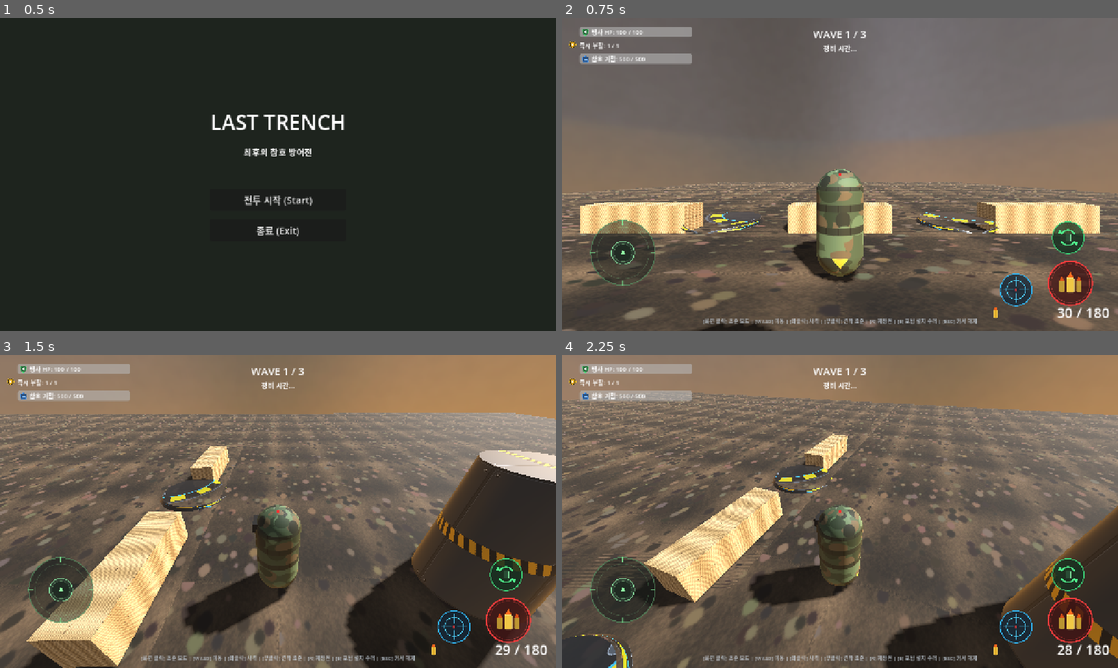
Above: before the commit, frames 1-4 (two rows, left to right).
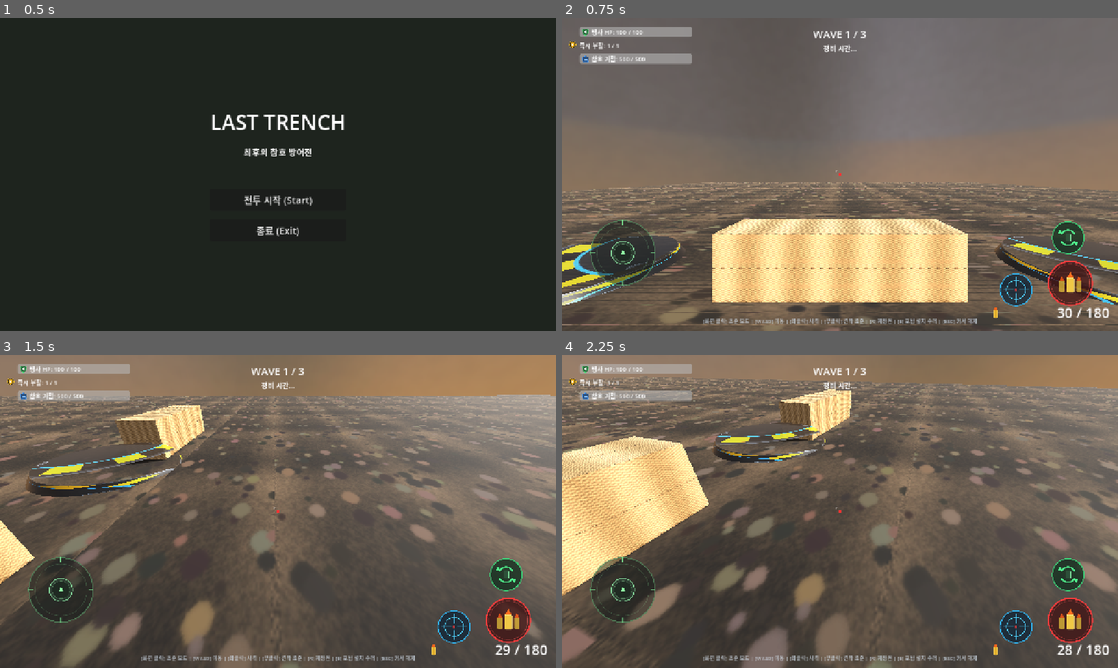
Above: after the commit, the same moments.

Repository: honglabai/last-trench
Game: Godot game, scene res://scenes/app/main_menu.tscn
The game is run twice, just before and just after one commit, with the same random seed, the same clock (stepped at 60 frames per second) and the same inputs.
Inputs (mouse positions are in pixels of both pictures, inside the frame that each line leads up to):
- Up to frame 1 (0.5 s): no input
- Up to frame 2 (0.75 s): click "전투 시작 (Start)" at 0.5 s
- Up to frame 3 (1.5 s): click (505, 621) at 1.25 s
- Up to frame 4 (2.25 s): click (1017, 627) at 2 s

Frame 1 is identical in both runs. In frame 2, 29% of the frame differs, in the area x 0-100%, y 48-100%; in frame 3, 53%, in the area x 0-100%, y 12-100%; in frame 4, 52%.

Commit message:
feat(player): implement 1st-person camera and stationary defense mode

Diff:
--- a/scenes/actors/player.tscn
+++ b/scenes/actors/player.tscn
@@ -35,6 +35,7 @@
 shape = SubResource("CapsuleShape3D_player")
 
 [node name="VisualMesh" type="Node3D" parent="."]
+visible = false
 
 [node name="BodyMesh" type="MeshInstance3D" parent="VisualMesh"]
 transform = Transform3D(1, 0, 0, 0, 1, 0, 0, 0, 1, 0, 0.9, 0)
@@ -52,11 +53,11 @@
 
 [node name="SpringArm3D" type="SpringArm3D" parent="CameraRig"]
 collision_mask = 1
-spring_length = 3.5
+spring_length = 0.0
 margin = 0.15
 
 [node name="Camera3D" type="Camera3D" parent="CameraRig/SpringArm3D"]
-transform = Transform3D(1, 0, 0, 0, 1, 0, 0, 0, 1, 0, 0, 3.5)
+transform = Transform3D(1, 0, 0, 0, 1, 0, 0, 0, 1, 0, 0, 0)
 current = true
 fov = 75.0
 
--- a/scripts/combat/player_controller.gd
+++ b/scripts/combat/player_controller.gd
@@ -10,6 +10,7 @@
 @export var acceleration: float = 14.0
 @export var gravity: float = 9.8
 @export var max_health: float = 100.0
+@export var stationary_defense_mode: bool = true
 
 var current_health: float = 100.0
 var is_aiming: bool = false
@@ -47,6 +48,9 @@
 
 func _ready() -> void:
 	current_health = max_health
+	if camera_rig and camera_rig.is_first_person:
+		if visual_mesh:
+			visual_mesh.visible = false
 
 func _unhandled_input(event: InputEvent) -> void:
 	if is_dead:
@@ -89,17 +93,21 @@
 
 	var forward: Vector3 = -camera_yaw.z
 	var right: Vector3 = camera_yaw.x
-	# move_vec.y is negative when moving forward (Godot convention)
-	var target_dir: Vector3 = (right * move_vec.x + forward * (-move_vec.y)).normalized()
 
-	var current_speed := aim_move_speed if is_aiming else move_speed
-	var target_vel := target_dir * current_speed
-
-	velocity.x = lerpf(velocity.x, target_vel.x, acceleration * delta)
-	velocity.z = lerpf(velocity.z, target_vel.z, acceleration * delta)
+	if stationary_defense_mode:
+		velocity.x = 0.0
+		velocity.z = 0.0
+	else:
+		# move_vec.y is negative when moving forward (Godot convention)
+		var target_dir: Vector3 = (right * move_vec.x + forward * (-move_vec.y)).normalized()
+		var current_speed := aim_move_speed if is_aiming else move_speed
+		var target_vel := target_dir * current_speed
+		velocity.x = lerpf(velocity.x, target_vel.x, acceleration * delta)
+		velocity.z = lerpf(velocity.z, target_vel.z, acceleration * delta)
 
 	# 4. Mesh rotation
-	if visual_mesh and is_inside_tree():
+	if visual_mesh and is_inside_tree() and visual_mesh.visible:
+		var target_dir: Vector3 = (right * move_vec.x + forward * (-move_vec.y)).normalized()
 		if is_aiming and camera_rig:
 			var look_dir := Vector3(forward.x, 0.0, forward.z).normalized()
 			if look_dir.length_squared() > 0.001:
@@ -119,7 +127,9 @@
 		weapon.start_reload()
 
 	if wants_fire and weapon:
-		var origin := global_position + Vector3(0.0, 1.4, 0.0)
+		var origin := global_position + Vector3(0.0, 1.5, 0.0)
+		if camera_rig and camera_rig.camera:
+			origin = camera_rig.camera.global_position
 		var fire_dir := -camera_yaw.z
 		if camera_rig:
 			fire_dir = camera_rig.get_camera_forward()
--- a/scripts/combat/third_person_camera.gd
+++ b/scripts/combat/third_person_camera.gd
@@ -1,16 +1,17 @@
 class_name ThirdPersonCamera
 extends Node3D
 
+@export var is_first_person: bool = true
 @export var normal_fov: float = 75.0
-@export var aim_fov: float = 55.0
-@export var normal_arm_length: float = 3.5
-@export var aim_arm_length: float = 1.6
-@export var normal_offset: Vector3 = Vector3(0.0, 0.2, 0.0)
-@export var aim_offset: Vector3 = Vector3(0.55, 0.1, 0.0)
-@export var transition_speed: float = 10.0
+@export var aim_fov: float = 50.0
+@export var normal_arm_length: float = 0.0
+@export var aim_arm_length: float = 0.0
+@export var normal_offset: Vector3 = Vector3.ZERO
+@export var aim_offset: Vector3 = Vector3.ZERO
+@export var transition_speed: float = 12.0
 @export var mouse_sensitivity: float = 0.003
-@export var min_pitch: float = -70.0
-@export var max_pitch: float = 60.0
+@export var min_pitch: float = -65.0
+@export var max_pitch: float = 65.0
 
 var is_aiming: bool = false
 var pitch: float = 0.0
@@ -31,11 +32,18 @@
 		return _camera
 
 func _ready() -> void:
+	if is_first_person:
+		normal_arm_length = 0.0
+		aim_arm_length = 0.0
+		normal_offset = Vector3.ZERO
+		aim_offset = Vector3.ZERO
 	if spring_arm:
 		spring_arm.spring_length = normal_arm_length
 		spring_arm.position = normal_offset
 	if camera:
 		camera.fov = normal_fov
+		if is_first_person:
+			camera.position = Vector3.ZERO
 
 func _process(delta: float) -> void:
 	var target_fov := aim_fov if is_aiming else normal_fov
@@ -45,8 +53,12 @@
 	if camera:
 		camera.fov = lerpf(camera.fov, target_fov, transition_speed * delta)
 	if spring_arm:
-		spring_arm.spring_length = lerpf(spring_arm.spring_length, target_length, transition_speed * delta)
-		spring_arm.position = spring_arm.position.lerp(target_offset, transition_speed * delta)
+		if is_first_person:
+			spring_arm.spring_length = 0.0
+			spring_arm.position = Vector3.ZERO
+		else:
+			spring_arm.spring_length = lerpf(spring_arm.spring_length, target_length, transition_speed * delta)
+			spring_arm.position = spring_arm.position.lerp(target_offset, transition_speed * delta)
 
 func handle_look_input(relative: Vector2) -> void:
 	yaw -= relative.x * mouse_sensitivity
--- a/tests/test_p03_player.gd
+++ b/tests/test_p03_player.gd
@@ -1,7 +1,7 @@
 extends SceneTree
 
 func _init() -> void:
-	print("[TEST] Running P03 Player TPS Movement, Camera & ADS Tests...")
+	print("[TEST] Running P03 Player 1st-Person Stationary Defense & Camera Tests...")
 
 	var player_scene = load("res://scenes/actors/player.tscn")
 	if not player_scene:
@@ -25,7 +25,7 @@
 		return
 	print("[PASS] Collision layer and mask verified (layer=2, mask=1)")
 
-	# 2. Verify Camera and Rig
+	# 2. Verify 1st-Person Camera Rig & Hidden Body Mesh
 	var cam_rig = player.camera_rig
 	if not cam_rig:
 		push_error("CameraRig not found on player")
@@ -37,46 +37,73 @@
 		player.queue_free()
 		quit(1)
 		return
-	print("[PASS] CameraRig, SpringArm3D and Camera3D verified")
 
-	# 3. Test ADS Toggle and Parameter Lerping
+	if not cam_rig.is_first_person:
+		push_error("CameraRig is not configured for 1st-person mode (is_first_person != true)")
+		player.queue_free()
+		quit(1)
+		return
+
+	if cam_rig.spring_arm.spring_length != 0.0:
+		push_error("1st-Person Camera spring_length must be 0.0, got: " + str(cam_rig.spring_arm.spring_length))
+		player.queue_free()
+		quit(1)
+		return
+
+	if player.visual_mesh and player.visual_mesh.visible:
+		push_error("1st-Person mode must hide visual mesh to prevent camera clipping")
+		player.queue_free()
+		quit(1)
+		return
+	print("[PASS] 1st-Person CameraRig, zero arm length and hidden visual mesh verified")
+
+	# 3. Test ADS Toggle and FOV Zoom in 1st-Person
 	cam_rig.set_aiming(false)
 	cam_rig._process(1.0)
-	var normal_len = cam_rig.spring_arm.spring_length
+	var normal_fov = cam_rig.camera.fov
 
 	cam_rig.set_aiming(true)
 	# Simulate 10 frames of transition
 	for i in range(10):
 		cam_rig._process(0.05)
 
-	var aim_len = cam_rig.spring_arm.spring_length
-	if aim_len >= normal_len:
-		push_error("Camera spring arm did not shorten during ADS")
+	var aim_fov = cam_rig.camera.fov
+	if aim_fov >= normal_fov or aim_fov > 55.0:
+		push_error("Camera FOV did not zoom in during 1st-person ADS: " + str(aim_fov))
 		player.queue_free()
 		quit(1)
 		return
-	if cam_rig.camera.fov >= 75.0:
-		push_error("Camera FOV did not narrow during ADS")
+	print("[PASS] 1st-Person ADS FOV zoom verified (Normal: %.1f -> Aim: %.1f)" % [normal_fov, aim_fov])
+
+	# 4. Test Stationary Defense Mode (Movement clamped, aim rotation active)
+	if not player.stationary_defense_mode:
+		push_error("PlayerController must have stationary_defense_mode enabled by default")
 		player.queue_free()
 		quit(1)
 		return
-	print("[PASS] ADS transition verified (Arm shortened from %.2f to %.2f, FOV narrowed to %.2f)" % [normal_len, aim_len, cam_rig.camera.fov])
 
-	# 4. Test Movement Adapter (Moving Forward: move_vec.y = -1.0)
 	player.manual_input_override = true
 	player.is_aiming = false
-	player.input_move_vector = Vector2(0.0, -1.0) # Move forward
+	player.input_move_vector = Vector2(0.0, -1.0) # Attempt forward move
 
-	# Simulate physics process
 	for i in range(5):
 		player._physics_process(0.02)
 
-	if player.velocity.z >= 0.0:
-		push_error("Forward movement did not generate negative Z velocity: " + str(player.velocity))
+	if abs(player.velocity.x) > 0.001 or abs(player.velocity.z) > 0.001:
+		push_error("Stationary defense failed: horizontal velocity must be 0.0, got: " + str(player.velocity))
 		player.queue_free()
 		quit(1)
 		return
-	print("[PASS] Forward movement velocity verified: ", player.velocity)
+	print("[PASS] Stationary defense position anchoring verified: velocity = ", player.velocity)
+
+	# Test Aim Rotation
+	cam_rig.handle_look_input(Vector2(50.0, -20.0))
+	if abs(cam_rig.yaw) < 0.001 or abs(cam_rig.pitch) < 0.001:
+		push_error("Aim rotation failed to update yaw/pitch")
+		player.queue_free()
+		quit(1)
+		return
+	print("[PASS] Aim rotation verified: yaw = %.3f, pitch = %.3f" % [cam_rig.yaw, cam_rig.pitch])
 
 	# 5. Test Damage, Death, and Revive (1-time revive requirement)
 	var signal_received := [false]
